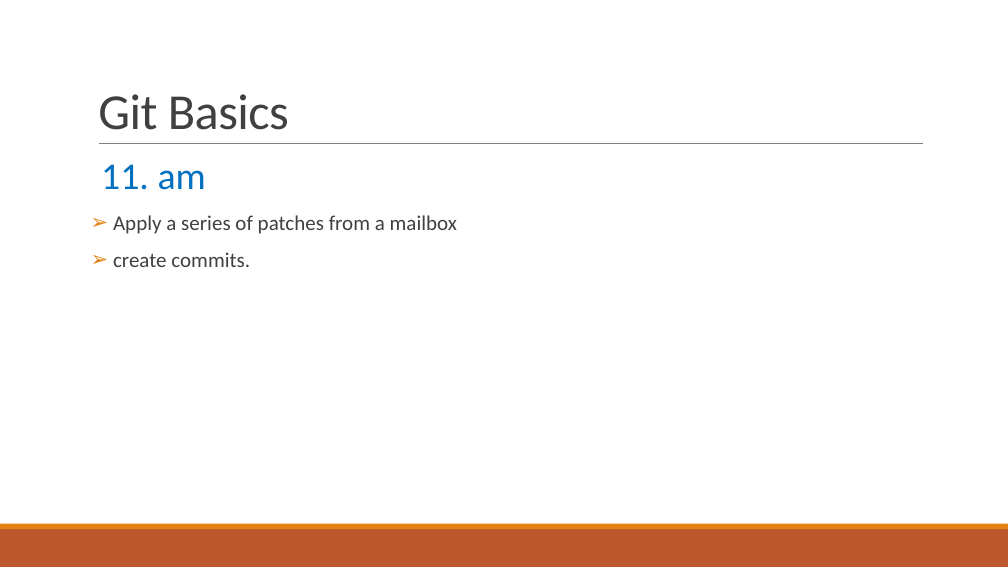
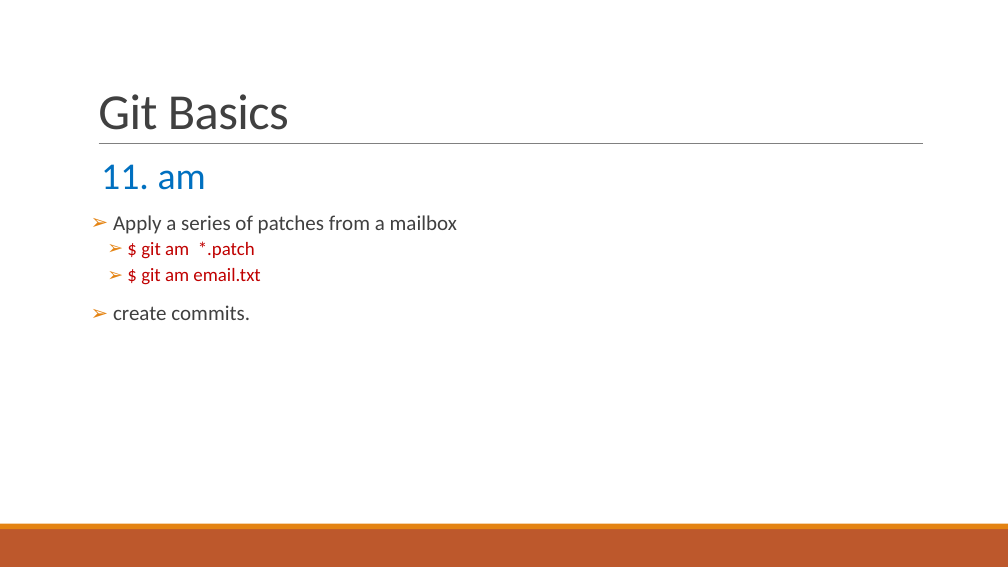
Before and after one commit to huyendinhkhanh/tim_hieu, a slide deck: slide 13 of Git.pptx. Drawn at 1008x567 pixels with LibreOffice and Linux fonts; fonts in the diff are those of the drawing. Boxes give left, top, right and bottom in pixels: in the first picture for what was removed or moved away, otherwise in the second. Text is boxed around its words. In the diff, an @@ line names an element or a change of style, - is before the commit and + after.

```diff
--- a/Git.pptx
+++ b/Git.pptx
@@ text at (141,241,260,285): paragraphs added @@
+  ➢ $ git am *.patch
+  ➢ $ git am email.txt
```
Also in this commit, not shown: 3 other slides changed.
